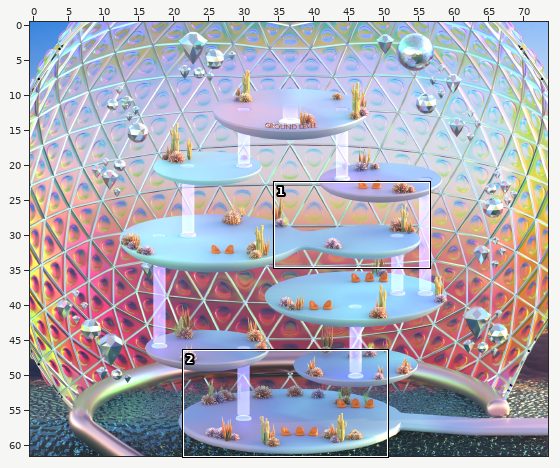
Level history. Tiled map (JSON): Gallery.tmj. Above: a wide view before the commit, with the close-up outlined.
Close-up. Old version:
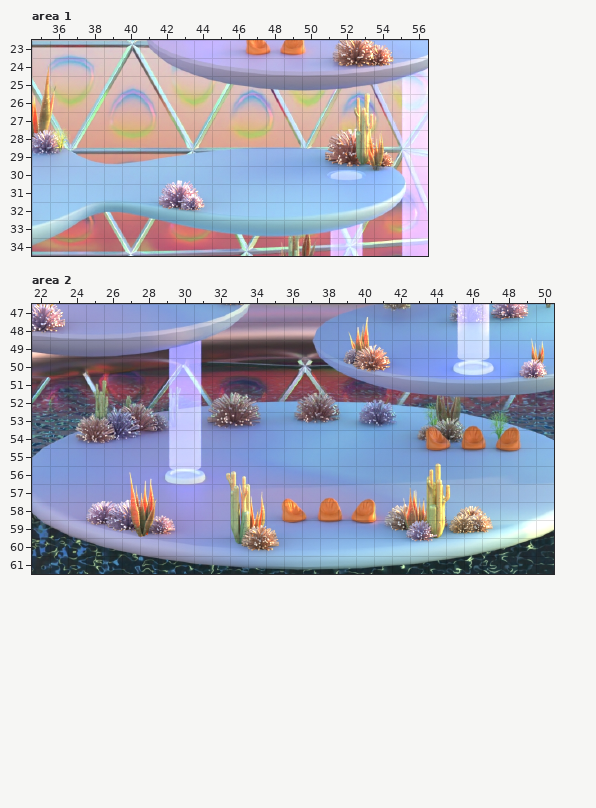
Cells are 32x32 px. Shown: area 1 x 35..56, y 23..34; area 2 x 22..50, y 47..61. The commit also changed other parts of the map, which this record leaves out.
After the commit:
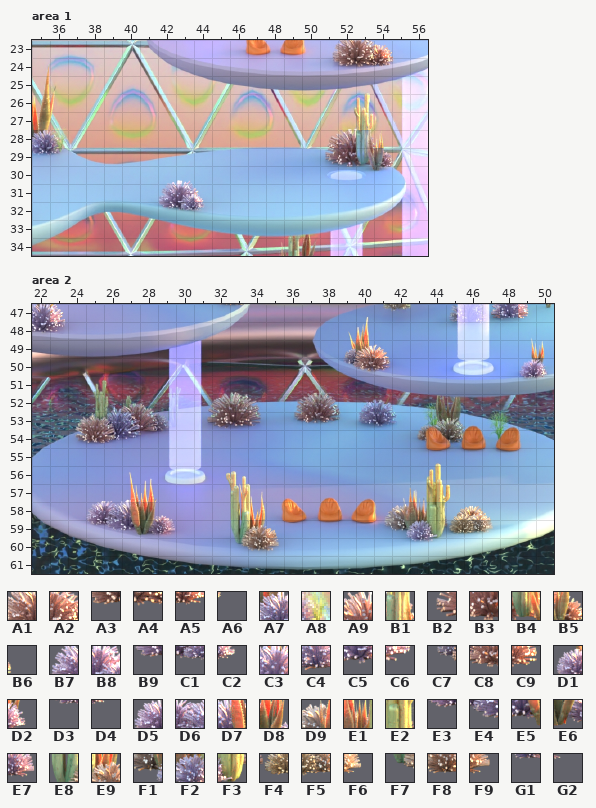
Key: from "Gallery fg": A1 1754, A2 1755, A3 1828, A4 1829, A5 1830, A6 1831, A7 2107, A8 2108, A9 2124, B1 2125, B2 2197, B3 2198, B4 2199, B5 2200, B6 2201, B7 2336, B8 2337, B9 2410, C1 2411, C2 2412, C3 3500, C4 3526, C5 3574, C6 3575, C7 3739, C8 3740, C9 3741, D1 3749, D2 3750, D3 3823, D4 3824, D5 4317, D6 4318, D7 4319, D8 4320, D9 4334, E1 4335, E2 4336, E3 4391, E4 4392, E5 4393, E6 4394, E7 4395, E8 4399, E9 4400, F1 4408, F2 4409, F3 4410, F4 4411, F5 4412, F6 4413, F7 4473, F8 4474, F9 4475, G1 4483, G2 4484.
__ is an empty cell, .. an unchanged one.
See-through tiles are keyed as they look on the map.
From old to new:
--- layer "Foreground", area 1
@@ x 52..55 @@
-23 A1 A2 .. ..
-24 A3 A4 A5 A6
+23 __ __ .. ..
+24 __ __ __ __
@@ x 35..55 @@
-28 A7 A8 .. .. .. .. .. .. .. .. .. .. .. .. .. .. .. A9 B1 .. ..
-29 .. .. .. .. .. .. .. .. .. .. .. .. .. .. .. .. B2 B3 B4 B5 B6
+28 __ __ .. .. .. .. .. .. .. .. .. .. .. .. .. .. .. __ __ .. ..
+29 .. .. .. .. .. .. .. .. .. .. .. .. .. .. .. .. __ __ __ __ __
@@ x 42..44 @@
-31 B7 B8 ..
-32 B9 C1 C2
+31 __ __ ..
+32 __ __ __
--- layer "Foreground", area 2
@@ x 22..48 @@
-47 C3 .. .. .. .. .. .. .. .. .. .. .. .. .. .. .. .. .. .. .. .. .. .. .. .. .. C4
-48 C5 C6 .. .. .. .. .. .. .. .. .. .. .. .. .. .. .. .. .. .. .. .. .. .. .. .. ..
+47 __ .. .. .. .. .. .. .. .. .. .. .. .. .. .. .. .. .. .. .. .. .. .. .. .. .. __
+48 __ __ .. .. .. .. .. .. .. .. .. .. .. .. .. .. .. .. .. .. .. .. .. .. .. .. ..
@@ x 39..50 @@
-50 C7 C8 C9 .. .. .. .. .. .. .. D1 D2
-51 .. .. .. .. .. .. .. .. .. .. D3 D4
+50 __ __ __ .. .. .. .. .. .. .. __ __
+51 .. .. .. .. .. .. .. .. .. .. __ __
@@ x 25..47 @@
-58 D5 D6 D7 D8 .. .. .. .. .. .. .. .. .. .. .. .. .. D9 E1 E2 .. .. ..
-59 E3 E4 E5 E6 E7 .. .. .. E8 E9 .. .. .. .. .. .. .. F1 F2 F3 F4 F5 F6
-60 .. .. .. .. .. .. .. .. F7 F8 F9 .. .. .. .. .. .. .. G1 G2 .. .. ..
+58 __ __ __ __ .. .. .. .. .. .. .. .. .. .. .. .. .. __ __ __ .. .. ..
+59 __ __ __ __ __ .. .. .. __ __ .. .. .. .. .. .. .. __ __ __ __ __ __
+60 .. .. .. .. .. .. .. .. __ __ __ .. .. .. .. .. .. .. __ __ .. .. ..
